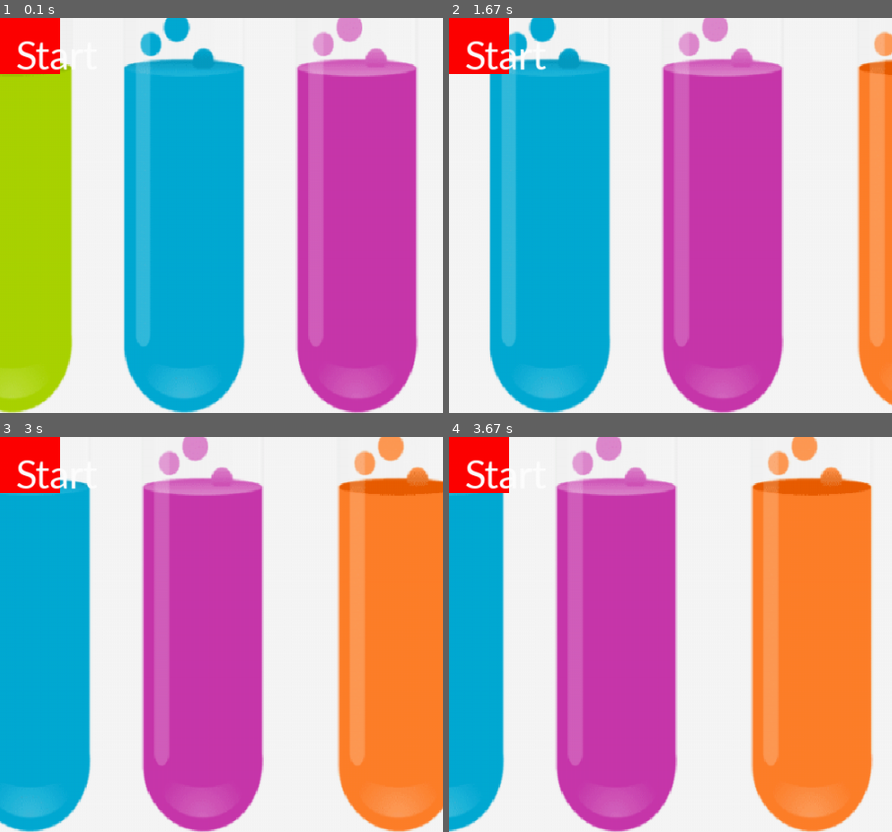
Above: before the commit, frames 1-4 (two rows, left to right).
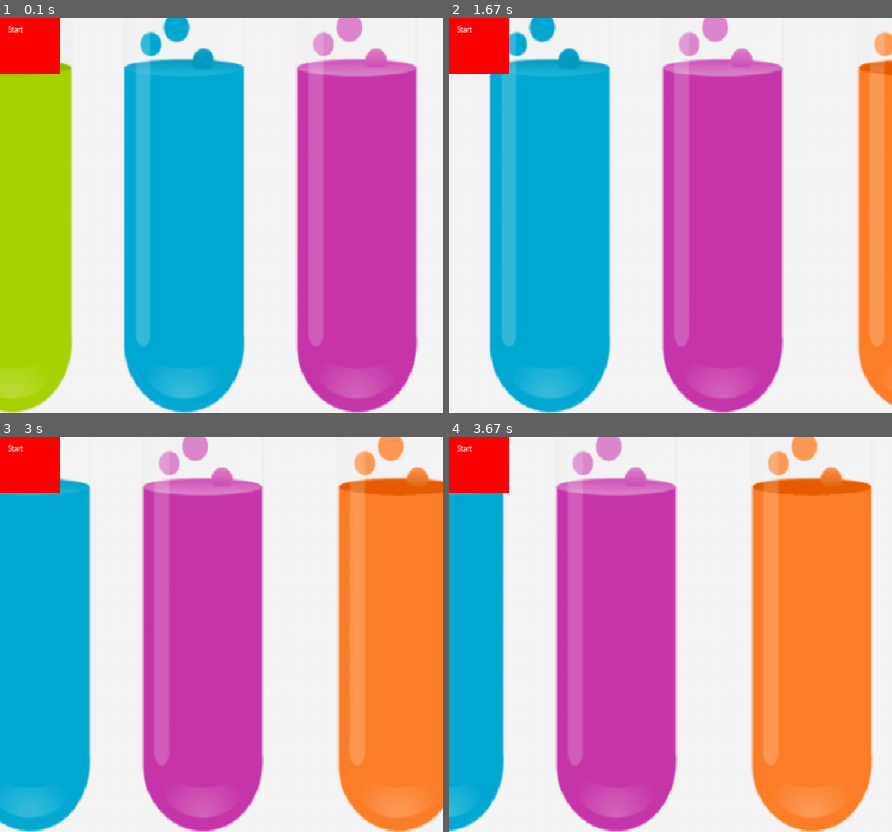
Above: after the commit, the same moments.

Repository: MiracleSheep/Python_Pygame_TestTubeGame
Game: pygame game, started from TestTubeGame.py
Same seed, same stepped clock (60 frames per second), same inputs: the game is played once before the commit and once after it.
Inputs:
- Up to frame 1 (0.1 s): no input
- Up to frame 2 (1.67 s): no input
- Up to frame 3 (3 s): no input
- Up to frame 4 (3.67 s): no input
The pictures show only the part of the screen within x 48-98%, y 49-99%; the shares and areas given below are measured in that part.

The runs differ from the first frame. In frame 1, 0.4% of the frame differs, in the area x 1-17%, y 1-14%; in frame 2, 0.5%, in the area x 1-22%, y 1-14%; in frame 3, 0.4%; in frame 4, 0.4%.

Commit message:
Fixed the text to align properly, and fixed a bug where the button press does not get detected. Also, the button class now has a textsize and text colour argument

Diff:
--- a/button.py
+++ b/button.py
@@ -9,7 +9,7 @@
 
     #the initializing method
     # It will take all the sizes of the button
-    def __init__(self, x,y, length, width, colour, text, textcolour):
+    def __init__(self, x,y, length, width, colour, text, textcolour, textsize):
         self.length = length
         self.width = width
         self.colour = colour
@@ -17,21 +17,28 @@
         self.x = x
         self.y = y
         self.textcolour = textcolour
+        self.textsize = textsize
+
 
     #this mehod will be in charge of drawing the button
     def draw_button(self):
         #Drawing in the square
         if self.isclicked():
-            pygame.draw.rect(TestTubeGame.WINDOW, [255,255,255], [self.x, self.y, self.width, self.length])
+
+            pygame.draw.rect(TestTubeGame.WINDOW, [255, 255, 255], [self.x, self.y, self.width, self.length])
+            pygame.draw.rect(TestTubeGame.WINDOW, [255, 255, 255], [self.x, self.y, self.width, self.length], 2)
         else:
+
             pygame.draw.rect(TestTubeGame.WINDOW, self.colour, [self.x, self.y, self.width, self.length])
+            pygame.draw.rect(TestTubeGame.WINDOW, self.colour, [self.x, self.y, self.width, self.length], 2)
 
         #Drawing in the text
         # defining a font
         pygame.font.init()
-        smallfont = pygame.font.SysFont('Corbel', self.width//2)
+        smallfont = pygame.font.SysFont('Corbel', self.textsize)
         text = smallfont.render(self.text, True, self.textcolour)
-        TestTubeGame.WINDOW.blit(text, (self.x + self.width//2, self.y + self.length//2))
+        textsize = text.get_size()
+        TestTubeGame.WINDOW.blit(text, (self.x + (self.width - textsize[0])//2, self.y + (self.width - textsize[1])//2))
 
     # This method will be used to detect if a button is clicked
     def isclicked(self):
--- a/gui.py
+++ b/gui.py
@@ -33,7 +33,7 @@
 
 
         #Creating the menu button
-        start_button = button.Button(TestTubeGame.WIDTH//2 - 50, TestTubeGame.HEIGHT//2 - 50, 100, 100, [255,0,0], "Start", [255,255,255])
+        start_button = button.Button(TestTubeGame.WIDTH//2 - 50, TestTubeGame.HEIGHT//2 - 50, 100, 100, [255,0,0], "Start", [255,255,255], 10)
         start_button.draw_button()
 
         if start_button.isclicked():
